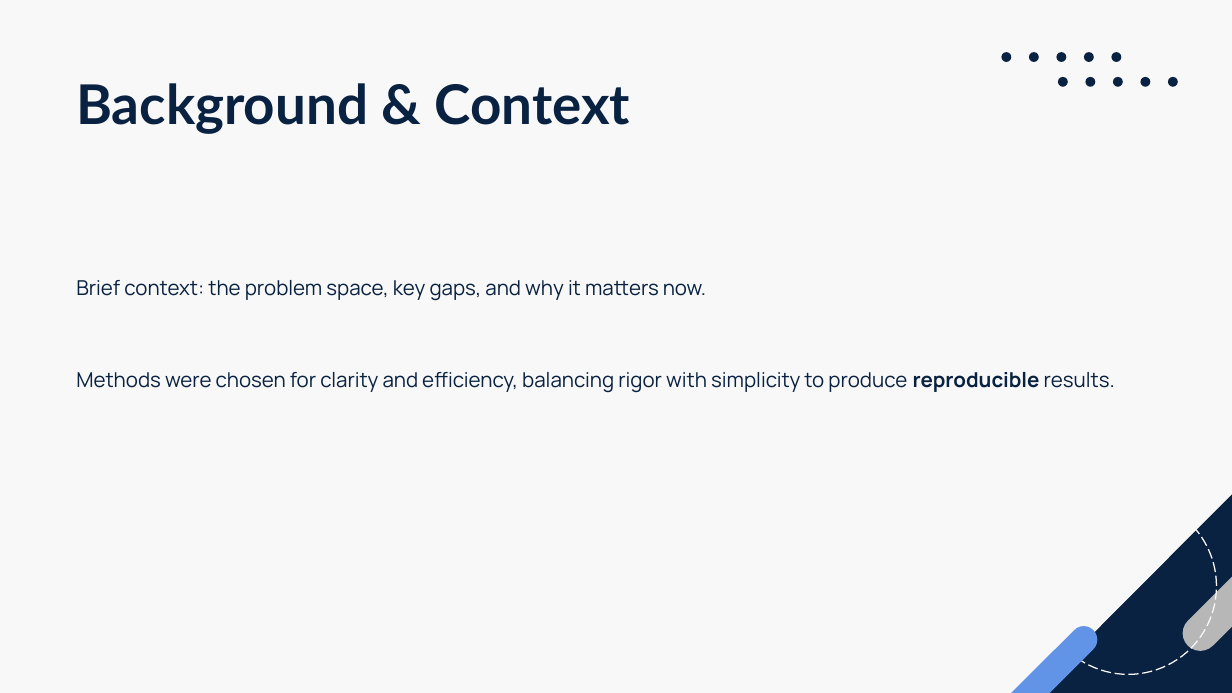
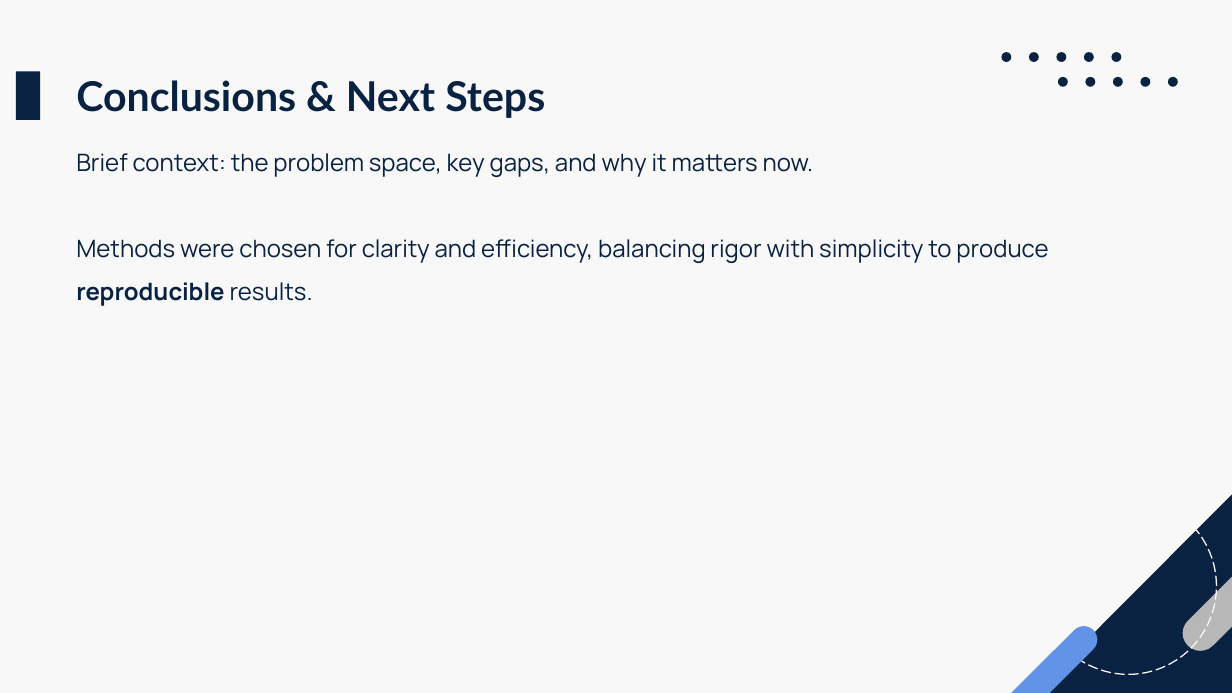
Before and after one commit to fede-palazz/smart-travel, a slide deck: slide 7 of thesis/presentation.pptx (slide 4 before the commit). Drawn at 1232x693 pixels with LibreOffice and Linux fonts; fonts in the diff are those of the drawing. Boxes give left, top, right and bottom in pixels: in the first picture for what was removed or moved away, otherwise in the second. Text is boxed around its words. In the diff, an @@ line names an element or a change of style, - is before the commit and + after.

```diff
--- a/thesis/presentation.pptx
+++ b/thesis/presentation.pptx
@@ rectangle added at (16,71,41,120), fill #092241 @@
@@ text removed at (76,83,630,134) @@
-Background & Context
@@ text added at (76,80,545,118), 24 pt, text #092241, bold @@
+Conclusions & Next Steps
@@ text "Brief context: the problem space, ...": place and size @@
-text "Brief context: the problem space, ..." at (76,280,1115,393)
+text "Brief context: the problem space, ..." at (76,153,1048,306)
@@ text "Brief context: the problem space, ..." at (76,153,1048,306): size 12 to 14 pt @@
```
Also in this commit, not shown: 6 slides added, 11 slides removed, 1 other file.
